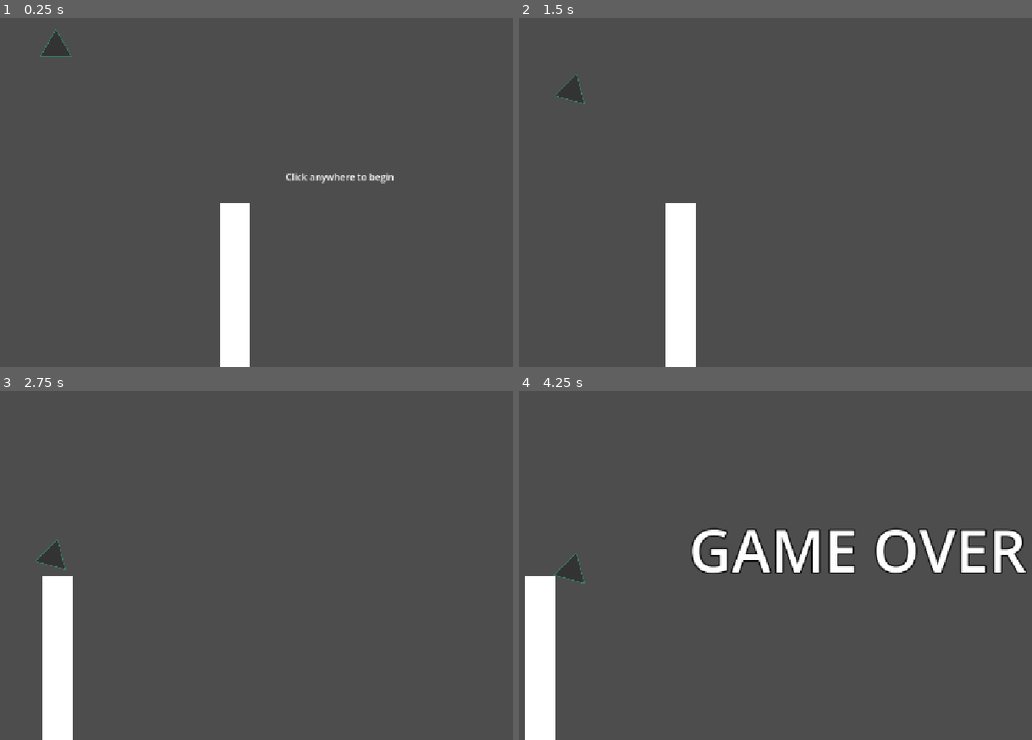
Above: before the commit, frames 1-4 (two rows, left to right).
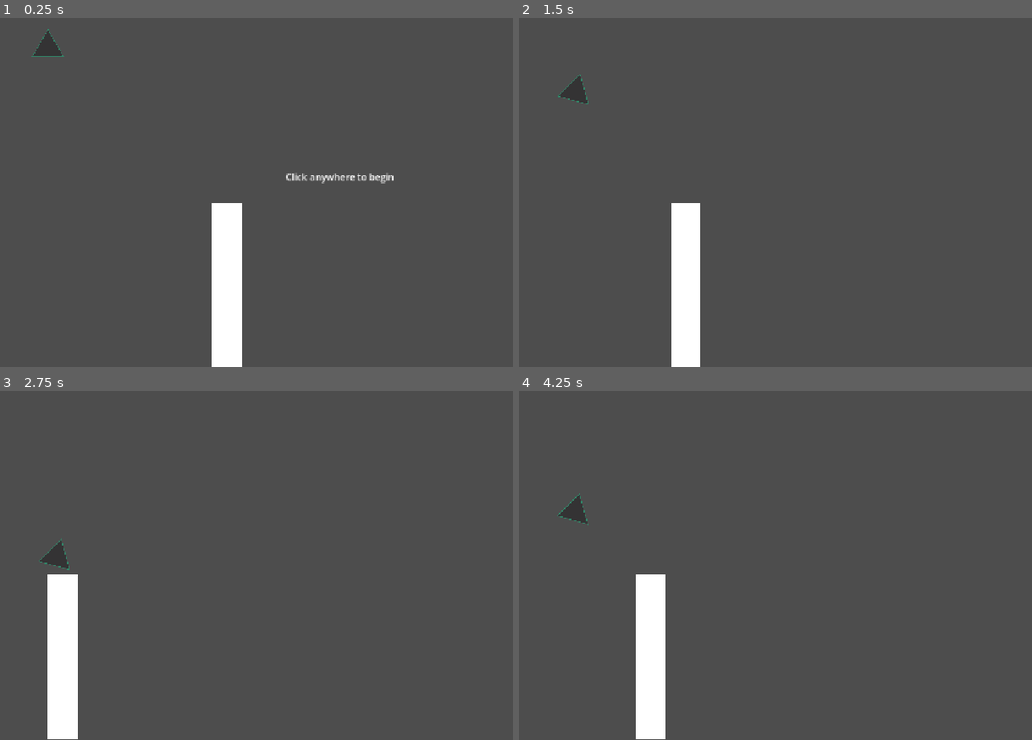
Above: after the commit, the same moments.

Repository: nouxinf/wave2
Game: Godot game, scene res://main.tscn
Same seed, same stepped clock (60 frames per second), same inputs: the game is played once before the commit and once after it.
Inputs (mouse positions are in pixels of both pictures, inside the frame that each line leads up to):
- Up to frame 1 (0.25 s): no input
- Up to frame 2 (1.5 s): tap Enter at 0.5 s; move the mouse to (1006, 157) at 0.52 s; hold Right 0.53-1.28 s; click (1006, 157) at 0.6 s; move the mouse to (724, 195) at 1.27 s; hold Down from 1.28 s (still down); click (724, 195) at 1.35 s
- Up to frame 3 (2.75 s): move the mouse to (405, 467) at 2.02 s; release Down at 2.03 s; hold Right from 2.03 s (still down); tap Alt at 2.1 s; click (405, 467) at 2.3 s
- Up to frame 4 (4.25 s): move the mouse to (821, 624) at 2.77 s; release Right at 2.78 s; hold Up 2.78-3.53 s; tap Shift at 2.85 s; click (821, 624) at 3.05 s; tap Enter at 3.5 s; move the mouse to (outside the picture) at 3.52 s; hold Left from 3.53 s (still down); click (outside the picture) at 3.6 s

The runs differ from the first frame. In frame 1, 1.7% of the frame differs, in the area x 6-49%, y 3-100%; in frame 2, 1.1%; in frame 3, 1.1%; in frame 4, 10%, in the area x 1-100%, y 29-100%.

Commit message:
add restarting the game when game over

Diff:
--- a/camera.gd
+++ b/camera.gd
@@ -7,3 +7,4 @@
 
 func _process(_delta: float) -> void:
 	global_position.y = locked_y
+	global_position.x = %Sprite2D.global_position.x + 500
--- a/main.tscn
+++ b/main.tscn
@@ -19,6 +19,7 @@
 script = ExtResource("1_0xm2m")
 
 [node name="Sprite2D" type="Sprite2D" parent="Player" unique_id=2100075042]
+unique_name_in_owner = true
 position = Vector2(94, 97)
 scale = Vector2(0.16283117, 0.1628312)
 texture = ExtResource("1_ig7tw")
@@ -33,6 +34,7 @@
 
 [node name="Camera2D" type="Camera2D" parent="Player" unique_id=1112475862]
 position = Vector2(575, 325)
+position_smoothing_enabled = true
 script = ExtResource("3_h2yge")
 
 [node name="Area2D" type="Area2D" parent="." unique_id=983544743 groups=["obstacles"]]
--- a/player.gd
+++ b/player.gd
@@ -11,15 +11,29 @@
 @onready var player_collision_area: Area2D = %PlayerCollisionArea
 
 func _physics_process(_delta: float) -> void:
-	if !running:
-		if Input.is_mouse_button_pressed(MOUSE_BUTTON_LEFT):
+	if game_over.visible:
+		if Input.is_action_just_pressed("click"):
+			reset_game()
+		return
+
+	if not running:
+		if Input.is_action_just_pressed("click"):
 			running = true
 			click_anywhere_text.visible = false
-	if running:
-		var dir := -ANGLE if Input.is_mouse_button_pressed(MOUSE_BUTTON_LEFT) else ANGLE
-		velocity = Vector2.RIGHT.rotated(dir) * SPEED
-		sprite.rotation = dir + PI / 2
-		move_and_slide()
+		return
+
+	var dir := -ANGLE if Input.is_mouse_button_pressed(MOUSE_BUTTON_LEFT) else ANGLE
+	velocity = Vector2.RIGHT.rotated(dir) * SPEED
+	sprite.rotation = dir + PI / 2
+	move_and_slide()
+
+
+func reset_game() -> void:
+	global_position = Vector2(94, 97)
+	sprite.rotation = 0
+	velocity = Vector2.ZERO
+	game_over.visible = false
+	click_anywhere_text.visible = true
 
 
 func _on_collision_area_area_entered(area: Area2D) -> void:
--- a/project.godot
+++ b/project.godot
@@ -28,6 +28,14 @@
 
 obstacles=""
 
+[input]
+
+click={
+"deadzone": 0.2,
+"events": [Object(InputEventMouseButton,"resource_local_to_scene":false,"resource_name":"","device":-1,"window_id":0,"alt_pressed":false,"shift_pressed":false,"ctrl_pressed":false,"meta_pressed":false,"button_mask":1,"position":Vector2(258, 8),"global_position":Vector2(267, 56),"factor":1.0,"button_index":1,"canceled":false,"pressed":true,"double_click":false,"script":null)
+]
+}
+
 [physics]
 
 3d/physics_engine="Jolt Physics"
